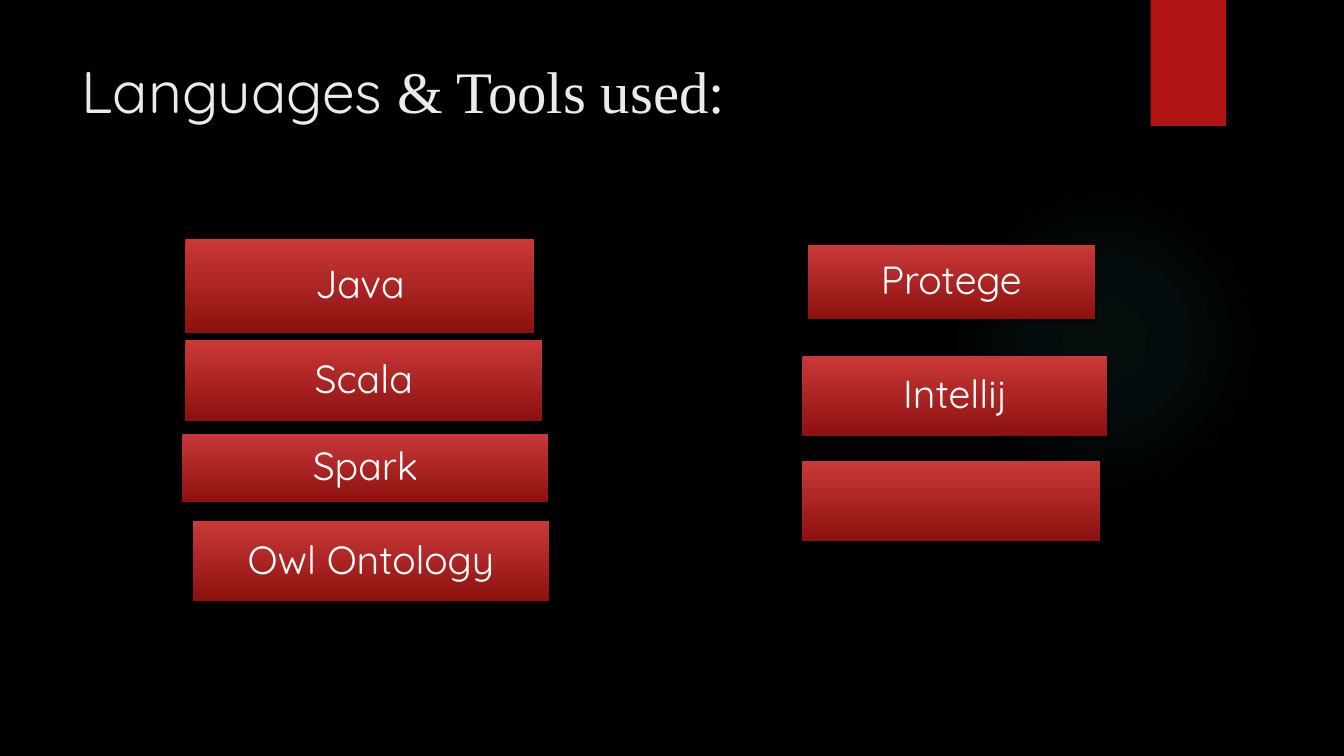
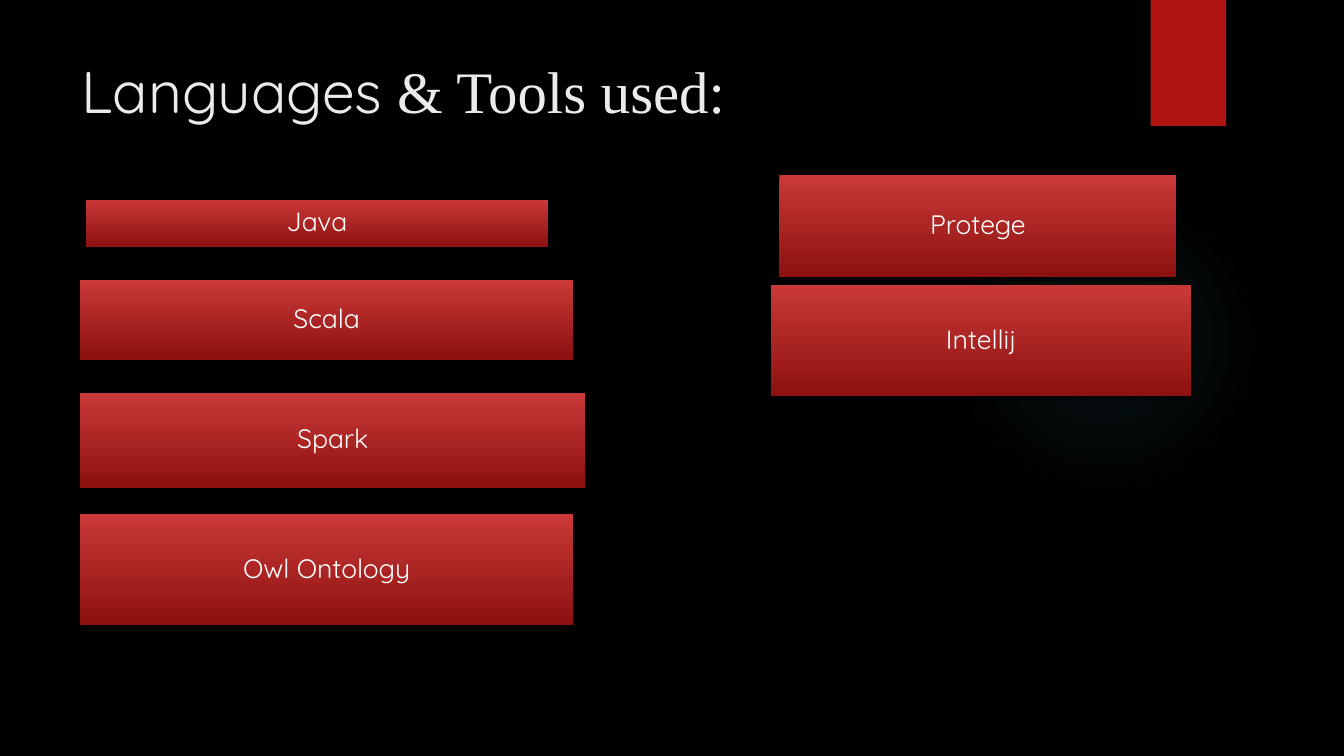
Before and after one commit to SaratM34/Dynamic-Intelligent-Q-A-System-with-Natural-Language-Processing, a slide deck: slide 7 of Documentation/project presentation.pptx. Drawn at 1344x756 pixels with LibreOffice and Linux fonts; fonts in the diff are those of the drawing; background and template pictures are left out. Boxes give left, top, right and bottom in pixels: in the first picture for what was removed or moved away, otherwise in the second. Text is boxed around its words. In the diff, an @@ line names an element or a change of style, - is before the commit and + after.

```diff
--- a/Documentation/project presentation.pptx
+++ b/Documentation/project presentation.pptx
@@ text "Protege" moved from (x1=881, y1=266, x2=1022, y2=302) to (x1=930, y1=215, x2=1025, y2=240) @@
@@ rectangle resized from (x1=808, y1=245, x2=1095, y2=320) to (x1=779, y1=174, x2=1177, y2=277) @@
@@ size 28 to 19 pt; less space between paragraphs in 6 elements at (x1=243, y1=558, x2=410, y2=584), (x1=297, y1=428, x2=368, y2=453), (x1=946, y1=329, x2=1016, y2=354), (x1=930, y1=215, x2=1025, y2=240), (x1=293, y1=308, x2=360, y2=329), (x1=287, y1=212, x2=348, y2=231) @@
@@ text "Java" moved from (x1=315, y1=270, x2=405, y2=299) to (x1=287, y1=212, x2=348, y2=231) @@
@@ rectangle added at (x1=86, y1=200, x2=548, y2=247), fill gradient #C93B3A to #8D110F @@
@@ text "Scala" moved from (x1=315, y1=364, x2=413, y2=394) to (x1=293, y1=308, x2=360, y2=329) @@
@@ rectangle resized from (x1=186, y1=239, x2=534, y2=333) to (x1=81, y1=280, x2=574, y2=360) @@
@@ text "Intellij" moved from (x1=903, y1=379, x2=1006, y2=416) to (x1=946, y1=329, x2=1016, y2=354) @@
@@ rectangle resized from (x1=803, y1=356, x2=1107, y2=437) to (x1=770, y1=285, x2=1191, y2=396) @@
@@ rectangle removed at (x1=186, y1=341, x2=542, y2=421) @@
@@ text "Spark" moved from (x1=313, y1=451, x2=418, y2=488) to (x1=297, y1=428, x2=368, y2=453) @@
@@ rectangle resized from (x1=182, y1=434, x2=548, y2=502) to (x1=81, y1=393, x2=586, y2=488) @@
@@ rectangle removed at (x1=802, y1=461, x2=1100, y2=541) @@
@@ text "Owl Ontology" moved from (x1=248, y1=545, x2=494, y2=582) to (x1=243, y1=558, x2=410, y2=584) @@
@@ rectangle resized from (x1=193, y1=521, x2=549, y2=602) to (x1=81, y1=514, x2=574, y2=625) @@
```
Also in this commit, not shown: 8 other slides changed, 1 slide added, 1 slide removed, 2 other files.
